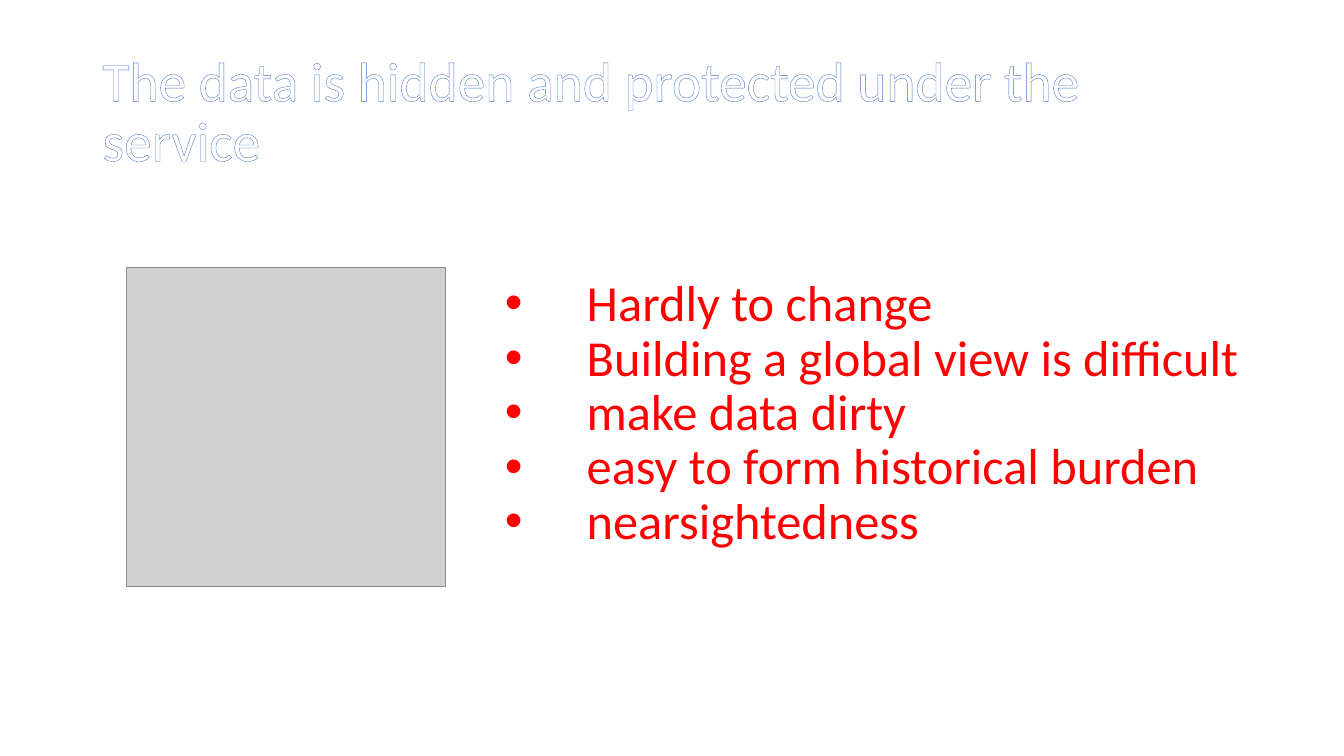
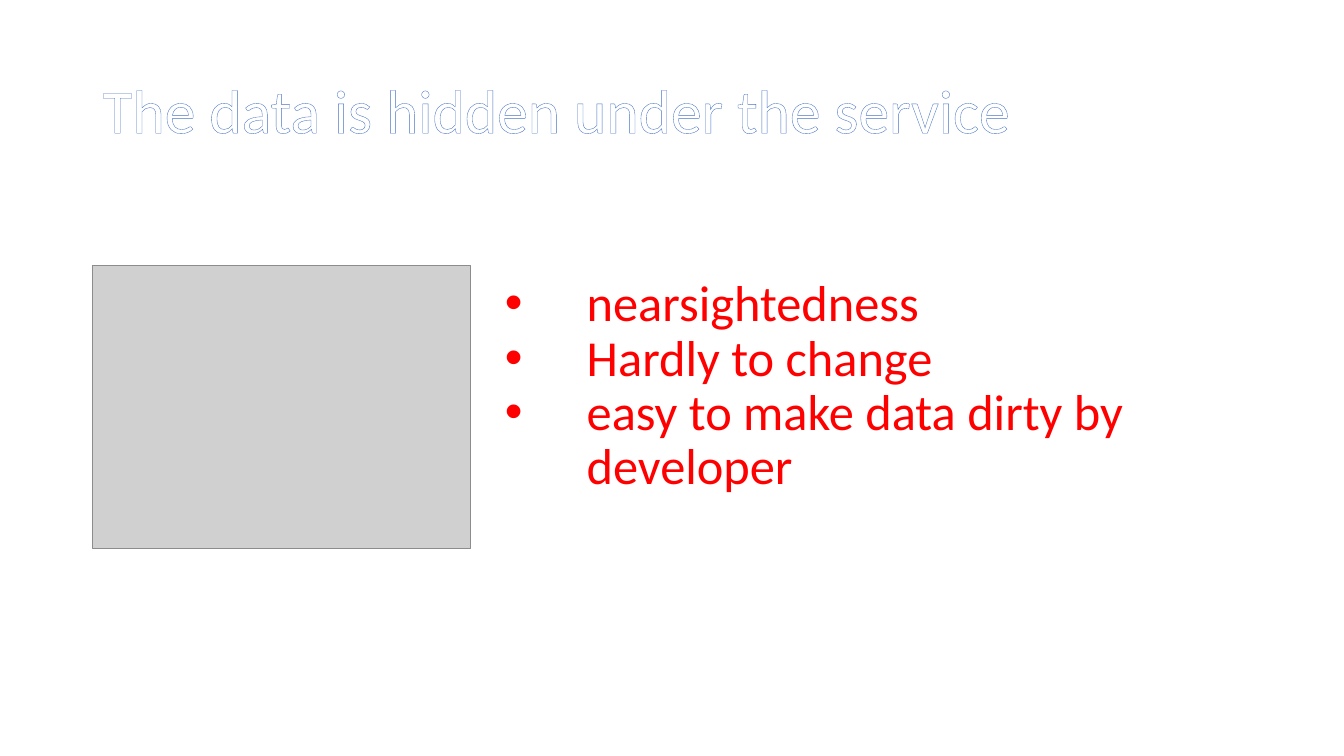
Before and after one commit to llxxbb/Nature, a slide deck: slide 5 of doc/nature.pptx. Drawn at 1344x756 pixels with LibreOffice and Linux fonts; fonts in the diff are those of the drawing; grey boxes stand for pictures; background and template pictures are left out. Boxes give left, top, right and bottom in pixels: in the first picture for what was removed or moved away, otherwise in the second. Text is boxed around its words. In the diff, an @@ line names an element or a change of style, - is before the commit and + after.

```diff
--- a/doc/nature.pptx
+++ b/doc/nature.pptx
@@ title at (102,90,1009,134): text changed; size 39.6 to 44 pt @@
-The data is hidden and protected under the service
+The data is hidden under the service
@@ picture: place and size @@
-picture at (126,267,446,587)
+picture at (93,265,471,548)
@@ text at (587,286,919,330): paragraph added @@
+• nearsightedness
@@ text at (587,395,1123,492): text changed @@
-• Building a global view is difficult
-• make data dirty
-• easy to form historical burden
-• nearsightedness
+• easy to make data dirty by developer
```
Also in this commit, not shown: 15 other slides changed, 1 slide added, 1 slide removed, 4 other files.
